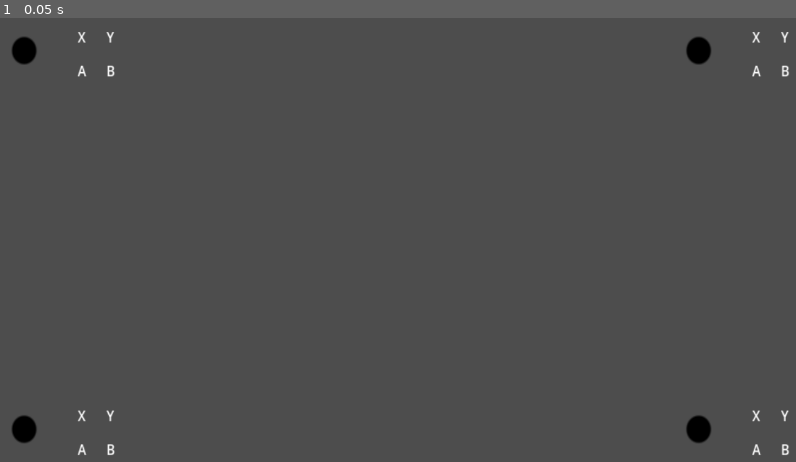
Above: before the commit, frame 1.
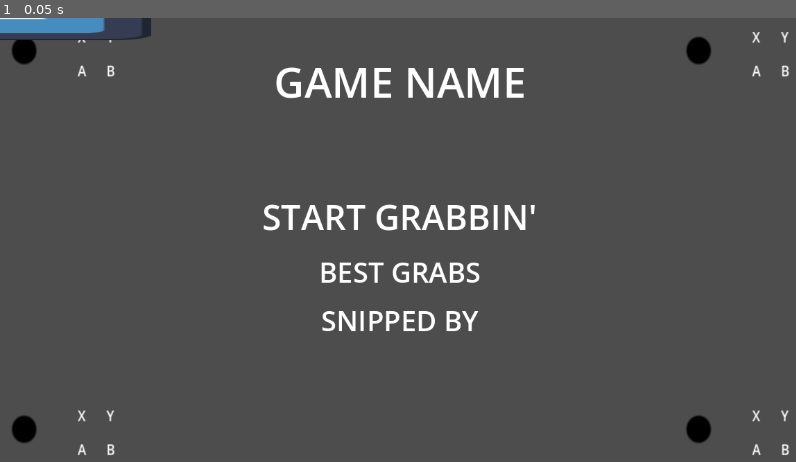
Above: after the commit, the same moment.

Repository: faubes/ArcadeJam2023
Game: Godot game, scene res://scenes/test/MultiControllers.tscn
The game is run twice, just before and just after one commit, with the same random seed, the same clock (stepped at 60 frames per second) and the same inputs. The engine's default icon, where the game draws it, is replaced by a stand-in: a white triangle on a blue panel in a dark square.
Inputs:
- Up to frame 1 (0.05 s): no input

The runs differ from the first frame. In frame 1, 3.3% of the frame differs, in the area x 0-68%, y 0-71%.

Commit message:
Main Menu Prototyping

Diff:
--- /dev/null
+++ b/game/auto/main_menu_controller.gd
@@ -0,0 +1,32 @@
+extends Node2D
+
+enum SelectedMainMenuOption { PlayGame, HighScores, Credits,}
+@onready var selectedIndicator = $SelectedIndicator
+@onready var buttonList = [$"Play Game", $"High Score", $"Credits"]
+@export var SelectedOption = SelectedMainMenuOption.PlayGame
+@onready var playGameButton = $"Play Game"
+
+# Called when the node enters the scene tree for the first time.
+func _ready():
+	SelectedOption = SelectedMainMenuOption.PlayGame
+	#selectionNode.set_position(Vector2(100, 100), false)
+	#selectedIndicator.set_position(Vector2(0, 0), false)
+
+
+# Called every frame. 'delta' is the elapsed time since the previous frame.
+func _process(delta):
+	pass
+
+func _input(event):
+	pass
+		#example mapped inputs
+#	if event.is_action_pressed("FireHand"):
+#		label_a.add_theme_color_override("font_color", Color.RED)
+#	if event.is_action_pressed("SelectButton"):
+#		label_a.add_theme_color_override("font_color", Color.BLUE)
+#	if event.is_action_pressed("ReelIn"):
+#		label_a.add_theme_color_override("font_color", Color.DARK_GREEN)
+#	if event.is_action_pressed("TiltClockwise"):
+#		label_a.add_theme_color_override("font_color", Color.DARK_ORANGE)
+#	if event.is_action_pressed("TiltCounterclockwise"):
+#		label_a.add_theme_color_override("font_color", Color.PURPLE)
--- a/game/project.godot
+++ b/game/project.godot
@@ -18,6 +18,7 @@
 [autoload]
 
 ArcadeInputMap="*res://auto/ArcadeInputMap.gd"
+MainMenuController="*res://auto/main_menu_controller.gd"
 
 [input]
 
--- a/game/scenes/test/MultiControllers.tscn
+++ b/game/scenes/test/MultiControllers.tscn
@@ -1,6 +1,17 @@
-[gd_scene load_steps=2 format=3 uid="uid://cvdxrhqgjob5q"]
+[gd_scene load_steps=7 format=3 uid="uid://cvdxrhqgjob5q"]
 
 [ext_resource type="PackedScene" uid="uid://c6pmtx61qbv1v" path="res://scenes/ui/JoystickDebug.tscn" id="1_3wdwb"]
+[ext_resource type="Script" path="res://auto/main_menu_controller.gd" id="2_kuwdw"]
+[ext_resource type="Texture2D" uid="uid://dws57npm36v7t" path="res://icon.svg" id="2_lsaij"]
+
+[sub_resource type="LabelSettings" id="LabelSettings_4ias8"]
+font_size = 60
+
+[sub_resource type="LabelSettings" id="LabelSettings_sha68"]
+font_size = 50
+
+[sub_resource type="LabelSettings" id="LabelSettings_yrfui"]
+font_size = 40
 
 [node name="MultiControllers" type="Node2D"]
 
@@ -56,3 +67,86 @@
 offset_right = 0.0
 grow_horizontal = 0
 device_id = 3
+
+[node name="Main Menu" type="CanvasLayer" parent="."]
+
+[node name="Title" type="Label" parent="Main Menu"]
+anchors_preset = 5
+anchor_left = 0.5
+anchor_right = 0.5
+offset_left = -181.5
+offset_top = 50.0
+offset_right = 181.5
+offset_bottom = 181.0
+grow_horizontal = 2
+text = "GAME NAME"
+label_settings = SubResource("LabelSettings_4ias8")
+horizontal_alignment = 1
+
+[node name="Main Menu Button Container" type="Node2D" parent="Main Menu"]
+script = ExtResource("2_kuwdw")
+
+[node name="SINode" type="Node2D" parent="Main Menu/Main Menu Button Container"]
+
+[node name="SelectedIndicator" type="TextureRect" parent="Main Menu/Main Menu Button Container/SINode"]
+anchors_preset = 8
+anchor_left = 0.5
+anchor_top = 0.5
+anchor_right = 0.5
+anchor_bottom = 0.5
+offset_left = -217.5
+offset_top = -31.5
+offset_right = 217.5
+offset_bottom = 31.5
+grow_horizontal = 2
+grow_vertical = 2
+texture = ExtResource("2_lsaij")
+expand_mode = 2
+
+[node name="Play Game" type="Label" parent="Main Menu/Main Menu Button Container"]
+anchors_preset = 8
+anchor_left = 0.5
+anchor_top = 0.5
+anchor_right = 0.5
+anchor_bottom = 0.5
+offset_left = 379.0
+offset_top = 251.5
+offset_right = 773.0
+offset_bottom = 323.5
+grow_horizontal = 2
+grow_vertical = 2
+text = "START GRABBIN'"
+label_settings = SubResource("LabelSettings_sha68")
+horizontal_alignment = 1
+
+[node name="High Score" type="Label" parent="Main Menu/Main Menu Button Container"]
+anchors_preset = 8
+anchor_left = 0.5
+anchor_top = 0.5
+anchor_right = 0.5
+anchor_bottom = 0.5
+offset_left = 394.5
+offset_top = 338.5
+offset_right = 757.5
+offset_bottom = 396.5
+grow_horizontal = 2
+grow_vertical = 2
+text = "BEST GRABS"
+label_settings = SubResource("LabelSettings_yrfui")
+horizontal_alignment = 1
+
+[node name="Credits" type="Label" parent="Main Menu/Main Menu Button Container"]
+anchors_preset = 8
+anchor_left = 0.5
+anchor_top = 0.5
+anchor_right = 0.5
+anchor_bottom = 0.5
+offset_left = 394.5
+offset_top = 408.5
+offset_right = 757.5
+offset_bottom = 466.5
+grow_horizontal = 2
+grow_vertical = 2
+text = "SNIPPED BY"
+label_settings = SubResource("LabelSettings_yrfui")
+horizontal_alignment = 1
